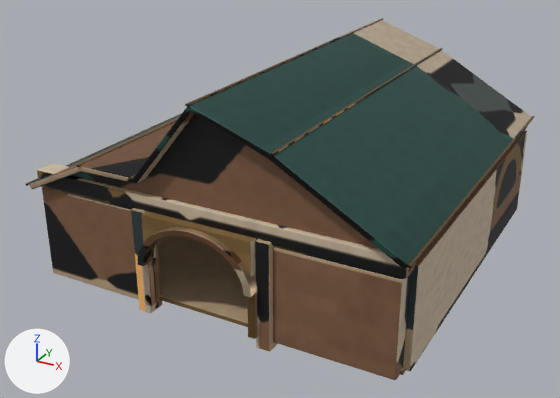
One commit to the glTF model public/room-art/compaii-atelier/foyer.glb: the scene before it, then after it.
Camera for both pictures: a camera (50 mm lens) standing at (11.01, -21.69, 12.02) and looking at (-0.36, -1.01, 1.68). The lights are fixed; the arrows at lower left show +X, +Y and +Z. The first picture is the older version. Vertices at exactly the same position are counted once.

The first picture shows 'VIS · House'.
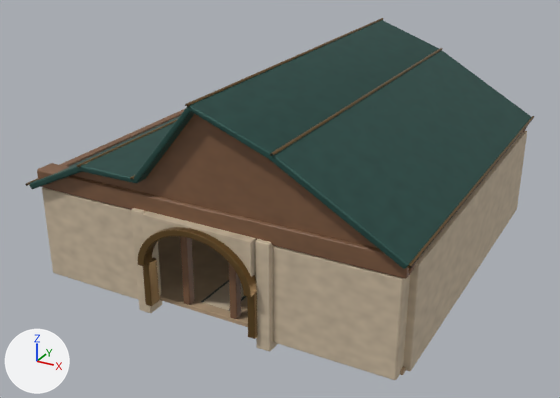
Commit message: Design the foyer approach to the gallery

Changed parts and their boxes [x1, y1, x2, y2] in the pictures (560 x 398 px):
part 1 of me_cube_043, added (brown): after [180, 236, 195, 305]
part 2 of me_cube_043, added (brown): after [229, 263, 241, 319]
part 3 of me_cube_043, added (mostly hidden): after [60, 108, 247, 311]
part 4 of me_cube_043, surface changed: [27, 18, 534, 380] in both

Patch to the scene script:
```diff
--- a/public/room-art/compaii-atelier/foyer.glb.py
+++ b/public/room-art/compaii-atelier/foyer.glb.py
@@ mat_split_basalt @@
+mat_split_basalt = bpy.data.materials.new('Split basalt')
+# uses the picture img_foyer_albedo
+# uses the picture img_foyer_normal
@@ me_cube_043 @@
 # used by ob_vis___house; location = (0.0, 0.0, 0.0)
-me_cube_043.from_pydata(...)  # 3432 vertices, 6636 faces; spans x -6.08..6.08, y -6.65..6.41, z -0.29..6.44
+me_cube_043.from_pydata(...)  # 7108 vertices, 13804 faces; spans x -6.08..6.08, y -6.65..6.41, z -0.29..6.44
+# me_cube_043 part 1: the loose piece of 96 vertices spanning x -2.24..-1.8, y -6.31..-5.71, z -0.29..3.01 is copied, and the copy is scaled about its middle by (0.491, 0.451, 0.691), then moved by (1.22, 0.28, -0.11), in mat_dark_oiled_oak; it spans x -0.92..-0.69, y -5.87..-5.59, z 0.11..2.39
+# me_cube_043 part 2: the loose piece of 96 vertices spanning x 1.63..1.85, y -6.45..-6.05, z 0.09..1.5 is copied, and the copy is scaled about its middle by (0.949, 0.659, 1.62), then moved by (-0.94, 0.52, 0.46), in mat_dark_oiled_oak; it spans x 0.69..0.92, y -5.87..-5.59, z 0.11..2.39
+# me_cube_043 part 3: 508 vertices added at x -5.83..0.93, y -5.88..5.85, z 0.1..3.34
+# me_cube_043 part 4: 6636 kept faces spanning x -6.08..6.08, y -6.65..6.41, z -0.29..6.44 get new texture (UV) coordinates
+# other edits to the shape of me_cube_043 do not show in these pictures
 me_cube_043.materials.append(mat_ivory_limewash)
@@ me_cube_043 @@
 me_cube_043.materials.append(mat_honey_lamp_glass)
+me_cube_043.materials.append(mat_split_basalt)
```
